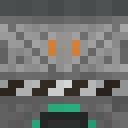
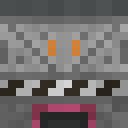
The second w=128, h=128 image is a revision of the first. Changes to its layers:
painted on "side.data" over [32, 104, 96, 128]
